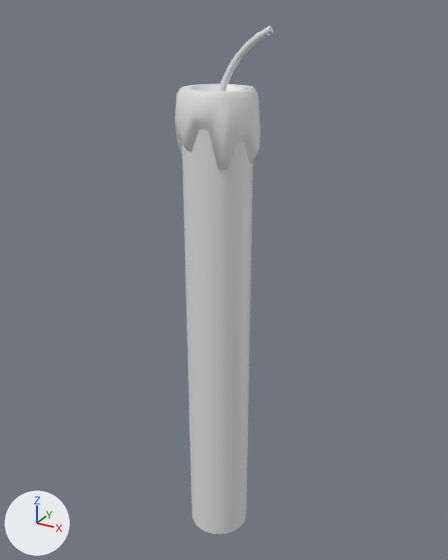
An edit to the FBX model KeepItAlive/Assets/Meshes/Chandelle.FBX, drawn before and after from the same camera.
Camera for both pictures: a camera (50 mm lens) standing at (0.129, -0.228, 0.255) and looking at (0.0, 0.005, 0.138). Lighting does not change. The marker at lower left points along +X, +Y and +Z. Where no turn or scale is listed for an object, it has been applied to the vertices.

Before the edit, the objects in view are built like this:
```python
me_mesh = bpy.data.meshes.new('Mesh')
me_mesh.from_pydata(...)  # 338 vertices, 668 faces; spans x -0.018..0.024, y -0.018..0.018, z 0.0..0.249
ob_chandelle001 = bpy.data.objects.new('Chandelle001', me_mesh)
ob_chandelle001.location = (0.0, 0.0, 0.0)
```
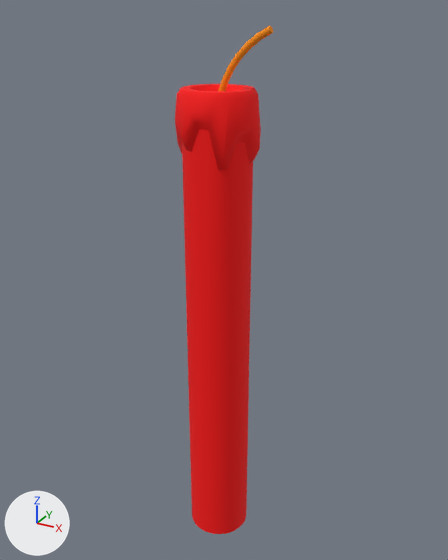
The edits, one by one:
Material 'Material #2' (mat_material__2) is new.
Its base color is (1.0, 0.0, 0.0) (red #ff0000).
Its roughness is 0.859.
Material 'Material #14' (mat_material__14) is new.
Its base color is (1.0, 0.282, 0.0) (orange #ff9100).
Its roughness is 0.859.
me_mesh has 338 vertices, 668 faces and spans x -0.018..0.024, y -0.018..0.018, z 0.0..0.249.
me_mesh is used by ob_chandelle001; location (0.0, 0.0, 0.0).
me_mesh part 1: 528 of the faces centred in x -0.018..0.018, y -0.017..0.017, z 0.0..0.225 switch from no material to mat_material__2 (red #ff0000).
me_mesh part 2: 140 of the faces centred in x -0.001..0.024, y -0.001..0.001, z 0.212..0.248 switch from no material to mat_material__14 (orange #ff9100).

Boxes [x1, y1, x2, y2] around the edits, measured in the pictures (448 x 560 px):
part 1 of me_mesh, recoloured (grey to red)
    both: [175, 84, 261, 534]
part 2 of me_mesh, recoloured (grey to orange)
    both: [218, 25, 273, 91]
